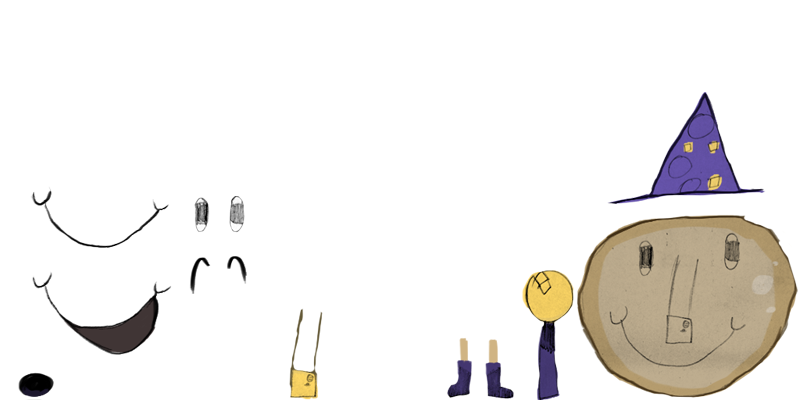
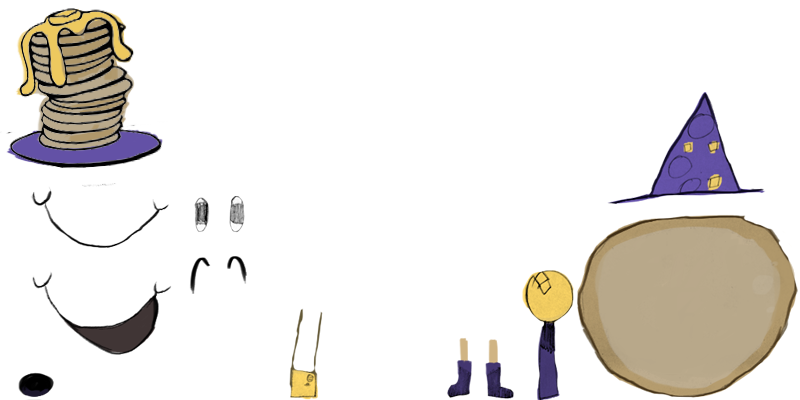
Layer changes from the first 800 x 400 image to the second:
added layer "Layer 17" above "colour" over [0, 8, 163, 187]
added layer "colour" above "Layer 16" over [6, 8, 163, 167]
renamed "Layer 13" to "Layer 16", moved it out of group "Group 2", painted on it over [594, 229, 795, 381]
